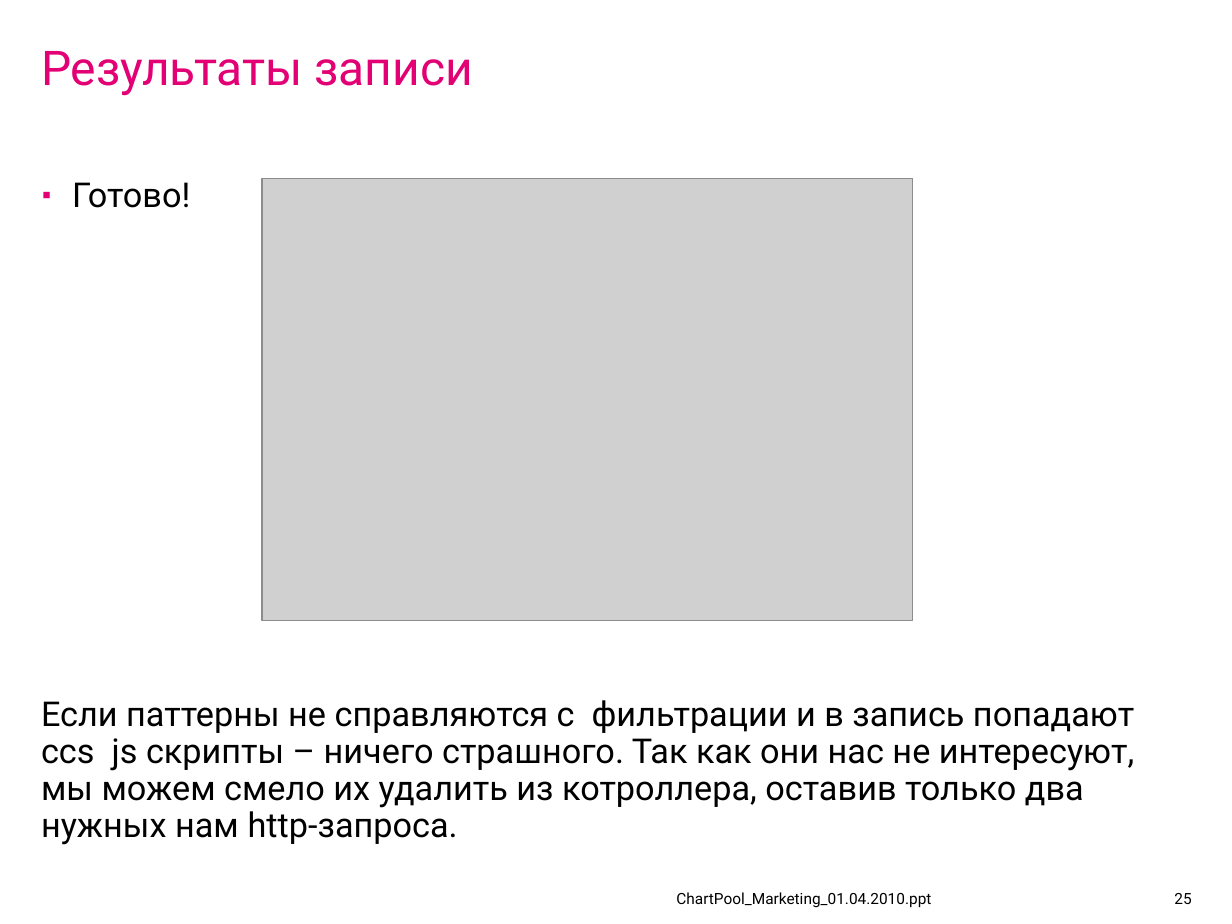
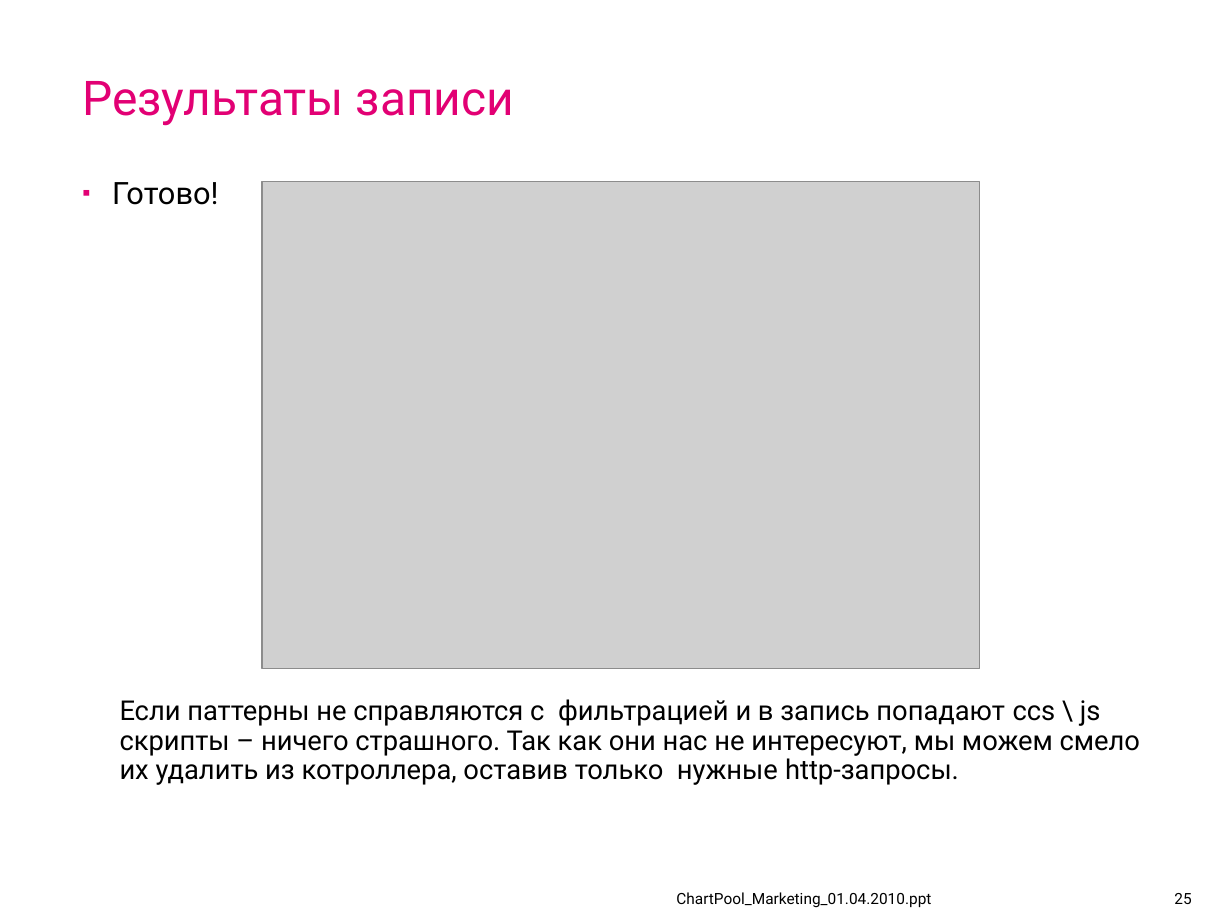
Before and after one commit to IvanCS/JMeterAvtoTestingDemo, a slide deck: slide 25 of documents/presentation.ppt. Drawn at 1232x924 pixels with LibreOffice and Linux fonts; fonts in the diff are those of the drawing; grey boxes stand for pictures; background and template pictures are left out. Boxes give left, top, right and bottom in pixels: in the first picture for what was removed or moved away, otherwise in the second. Text is boxed around its words. In the diff, an @@ line names an element or a change of style, - is before the commit and + after.

```diff
--- a/documents/presentation.ppt
+++ b/documents/presentation.ppt
@@ title "Результаты записи": place and size @@
-title "Результаты записи" at [41, 51, 473, 96]
+title "Результаты записи" at [82, 81, 514, 126]
@@ text "Готово!": place and size @@
-text "Готово!" at [72, 182, 190, 208]
+text "Готово!" at [112, 182, 218, 205]
@@ text "Готово!" at [112, 182, 218, 205]: size 20 to 18 pt @@
@@ picture: place and size @@
-picture at [262, 179, 913, 621]
+picture at [262, 181, 979, 669]
@@ text at [120, 699, 1140, 785]: text changed; size 20 to 16 pt @@
-Если паттерны не справляются с фильтрации и в запись попадают ccs js скрипты – ничего страшного. Так как они нас не интересуют, мы можем смело их удалить из котроллера, оставив только два нужных нам http-запроса.
+Если паттерны не справляются с фильтрацией и в запись попадают ccs \ js скрипты – ничего страшного. Так как они нас не интересуют, мы можем смело их удалить из котроллера, оставив только нужные http-запросы.
```
Also in this commit, not shown: 41 other slides changed, 6 slides added, 5 slides removed, 3 other files.
